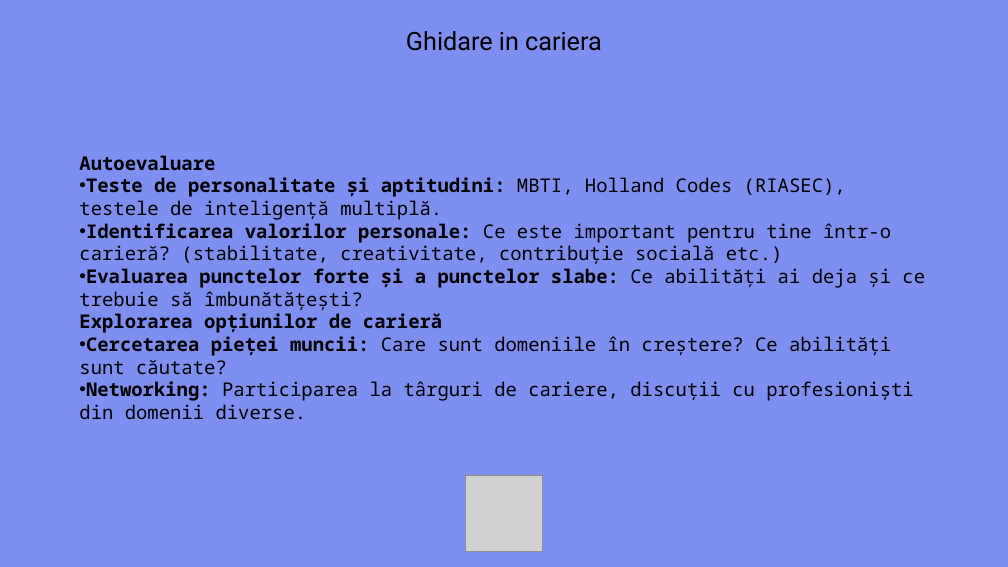
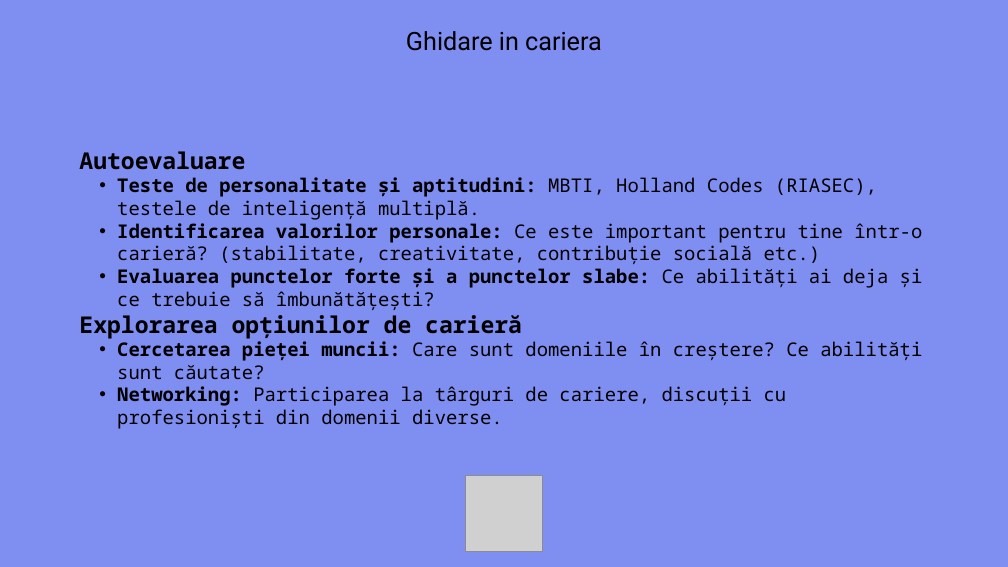
Before and after one commit to Fork0n/future-job, a slide deck: slide 4 of pptx/asterisk.pptx. Drawn at 1008x567 pixels with LibreOffice and Linux fonts; fonts in the diff are those of the drawing; grey boxes stand for pictures; background and template pictures are left out. Boxes give left, top, right and bottom in pixels: in the first picture for what was removed or moved away, otherwise in the second. Text is boxed around its words. In the diff, an @@ line names an element or a change of style, - is before the commit and + after.

```diff
--- a/pptx/asterisk.pptx
+++ b/pptx/asterisk.pptx
@@ text "Autoevaluare" at box(79, 151, 923, 429): size 18 to 22 pt in "Autoevaluare", "Explorarea opțiunilor de carieră"; list level 1 to 2 in "Teste de personalitate și aptitudini: ..."; list level 1 to 2 in "Identificarea valorilor personale: Ce este ..."; list level 1 to 2 in "Evaluarea punctelor forte și a ..."; list level 1 to 2 in "Cercetarea pieței muncii: Care sunt ..."; list level 1 to 2 in "Networking: Participarea la târguri de ..." @@
```
Also in this commit, not shown: 8 other slides changed.
